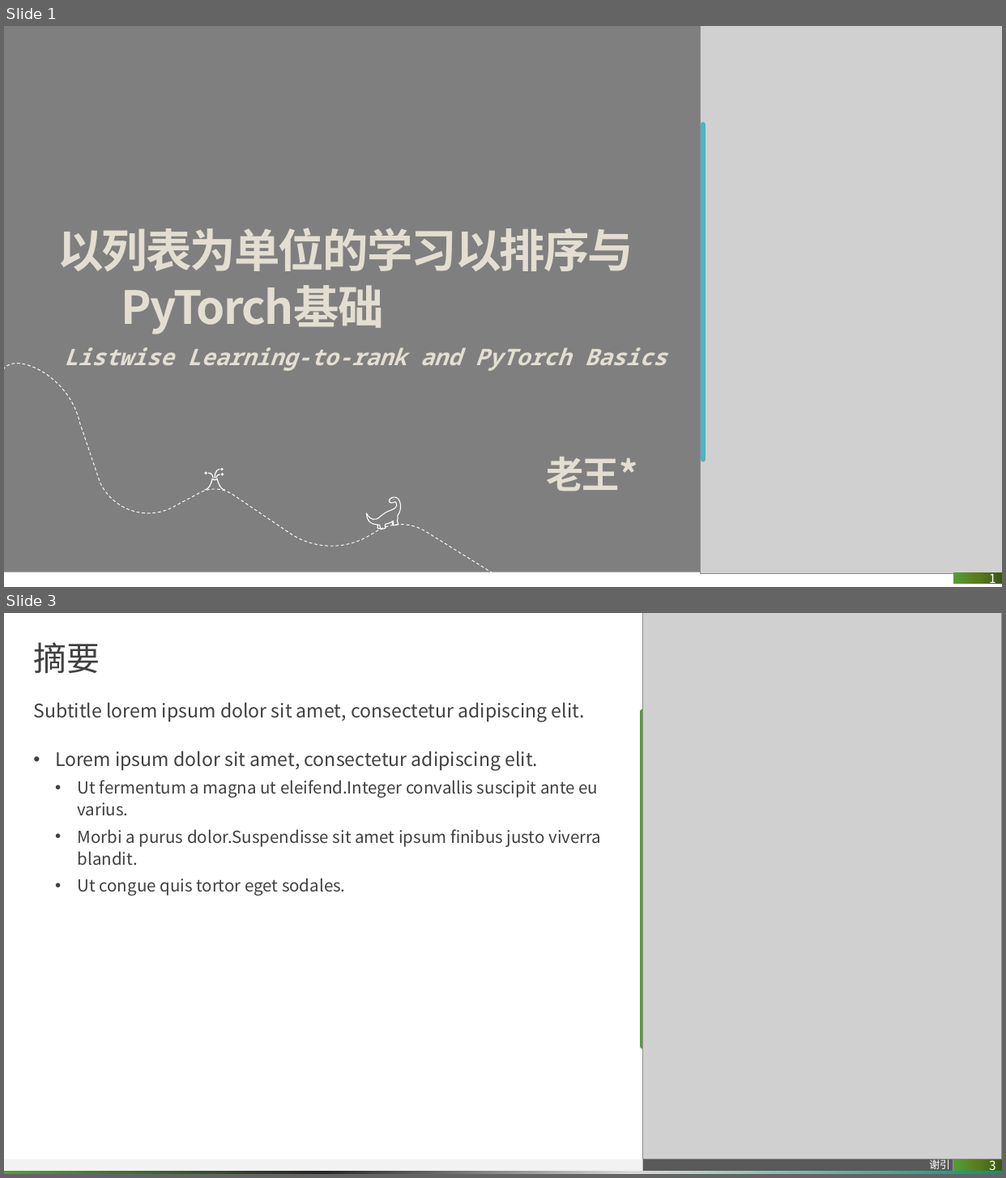
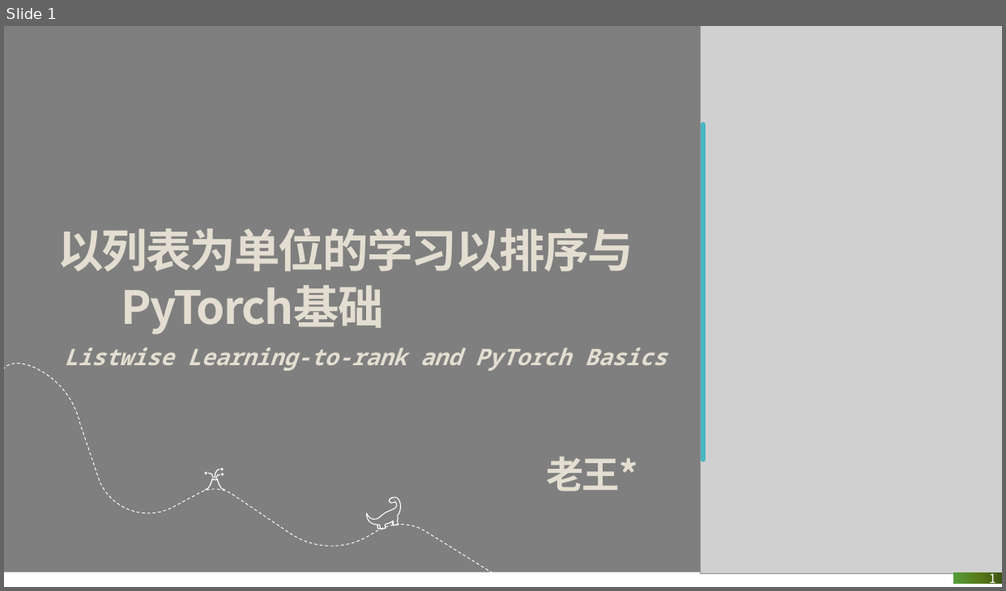
Before and after one commit to pitybea/l2r, a slide deck: rank.pptx. Shown one above the other, each under a label of ours: slides 1 and 3 before the commit, slide 1 after it; the slides between them are not shown. The pictures are 1006x1178 and 1006x591 pixels, drawn with LibreOffice and Linux fonts; fonts in the diff are those of the drawing; grey boxes stand for pictures; background and template pictures are left out. Boxes give left, top, right and bottom in pixels: in the first picture for what was removed or moved away, otherwise in the second. Text is boxed around its words. In the diff, an @@ line names an element or a change of style, - is before the commit and + after.

```diff
--- a/rank.pptx
+++ b/rank.pptx
@@ slide 3 removed at (4,613,1002,1174), background #FFFFFF @@
@@ picture removed at (642,613,1002,1160) @@
@@ title removed at (33,642,100,674) @@
-摘要
@@ text removed at (33,702,585,722) @@
-Subtitle lorem ipsum dolor sit amet, consectetur adipiscing elit.
@@ line removed from (642, 712) to (642, 1046) @@
@@ text removed at (55,751,601,896) @@
-• Lorem ipsum dolor sit amet, consectetur adipiscing elit.
-  • Ut fermentum a magna ut eleifend.Integer convallis suscipit ante eu varius.
-  • Morbi a purus dolor.Suspendisse sit amet ipsum finibus justo viverra blandit.
-  • Ut congue quis tortor eget sodales.
@@ rectangle removed at (4,1160,774,1171) @@
@@ rectangle removed at (4,1171,1002,1174) @@
@@ rectangle removed at (642,1160,953,1171) @@
-谢引
@@ page number removed at (953,1160,1002,1171) @@
-3
```
Also in this commit, not shown: 3 slides changed, 11 slides added, 7 other slides removed, 1 other file.
